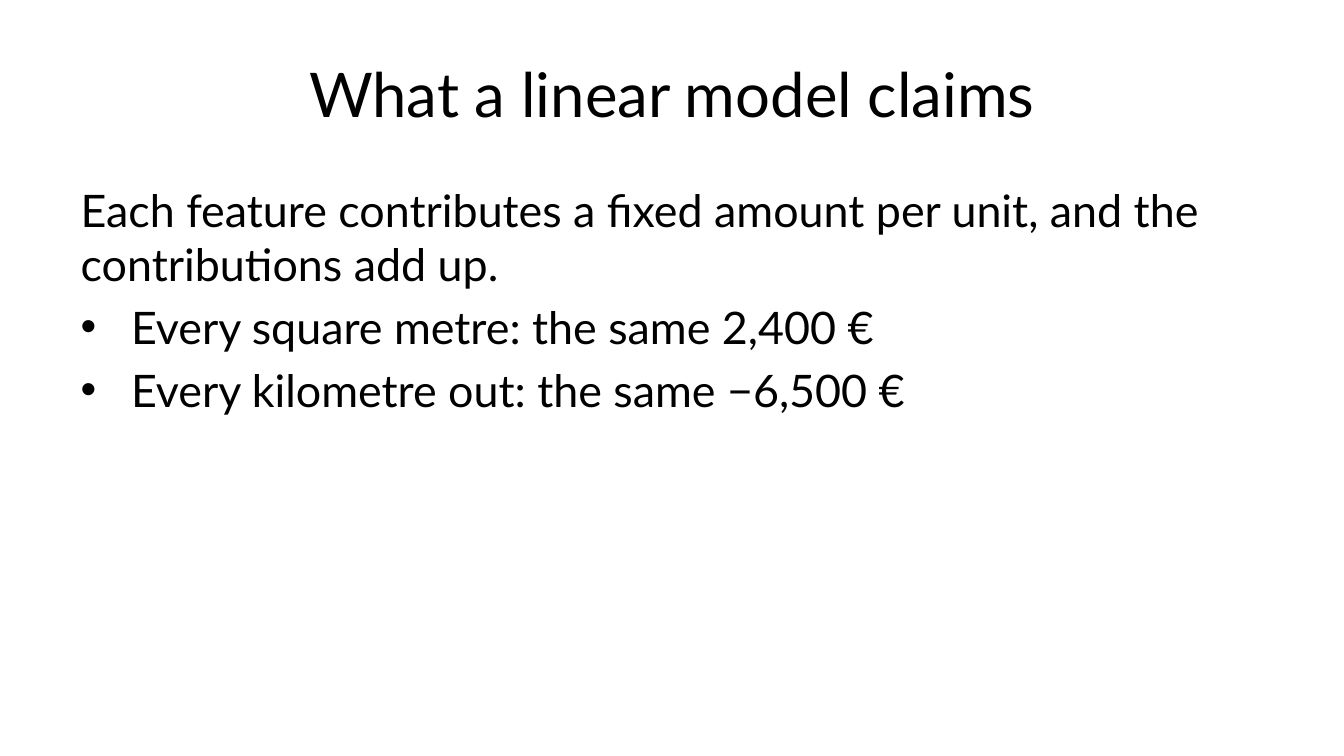
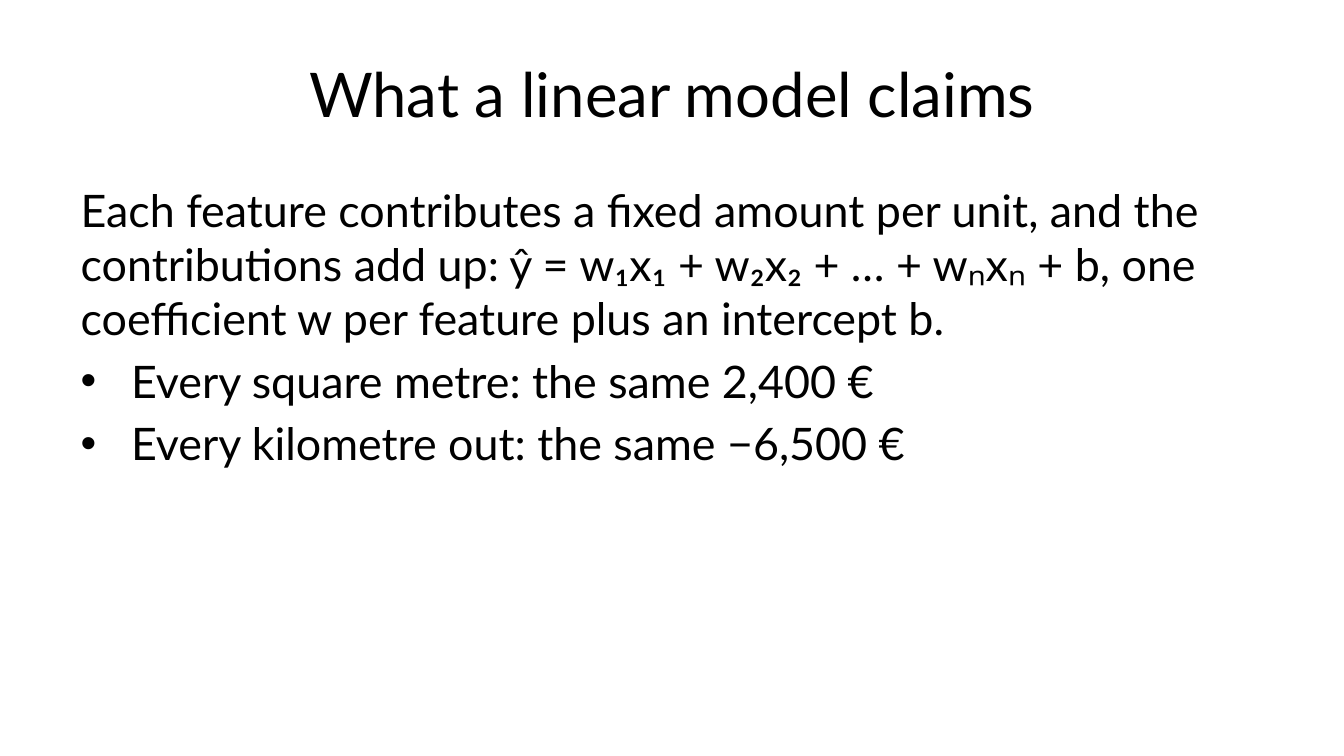
Before and after one commit to fabioantonini/technologies-for-artificial-intelligence, a slide deck: slide 6 of Lessons/03_regression/Slides/regression_slides.pptx. Drawn at 1344x756 pixels with LibreOffice and Linux fonts; fonts in the diff are those of the drawing; background and template pictures are left out. Boxes give left, top, right and bottom in pixels: in the first picture for what was removed or moved away, otherwise in the second. Text is boxed around its words. In the diff, an @@ line names an element or a change of style, - is before the commit and + after.

```diff
--- a/Lessons/03_regression/Slides/regression_slides.pptx
+++ b/Lessons/03_regression/Slides/regression_slides.pptx
@@ text at bbox=[81, 194, 1199, 343]: text changed @@
-Each feature contributes a fixed amount per unit, and the contributions add up.
+Each feature contributes a fixed amount per unit, and the contributions add up: ŷ = w₁x₁ + w₂x₂ + … + wₙxₙ + b, one coefficient w per feature plus an intercept b.
```
Also in this commit, not shown: 13 other slides changed, 6 other files.
